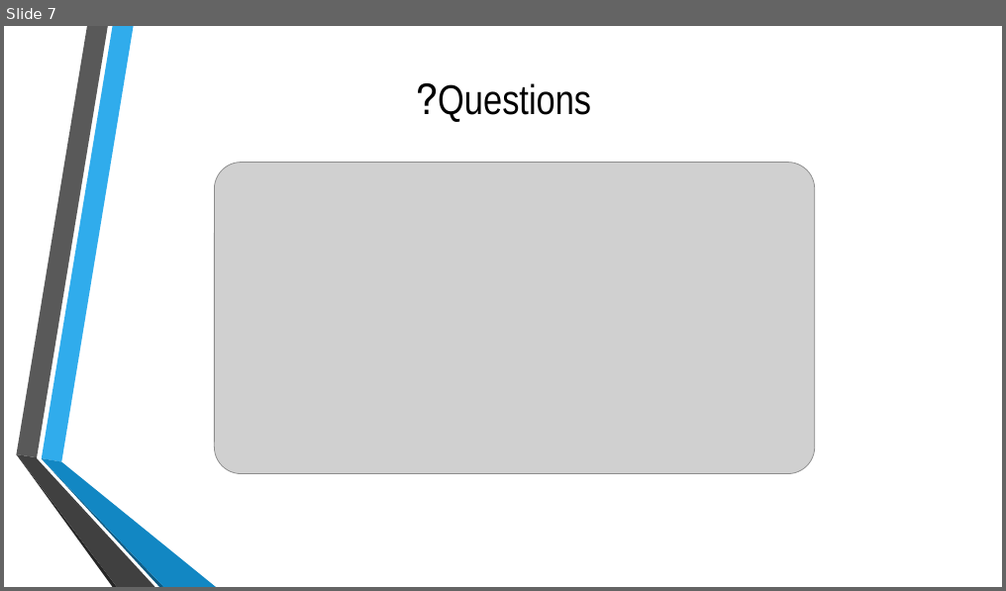
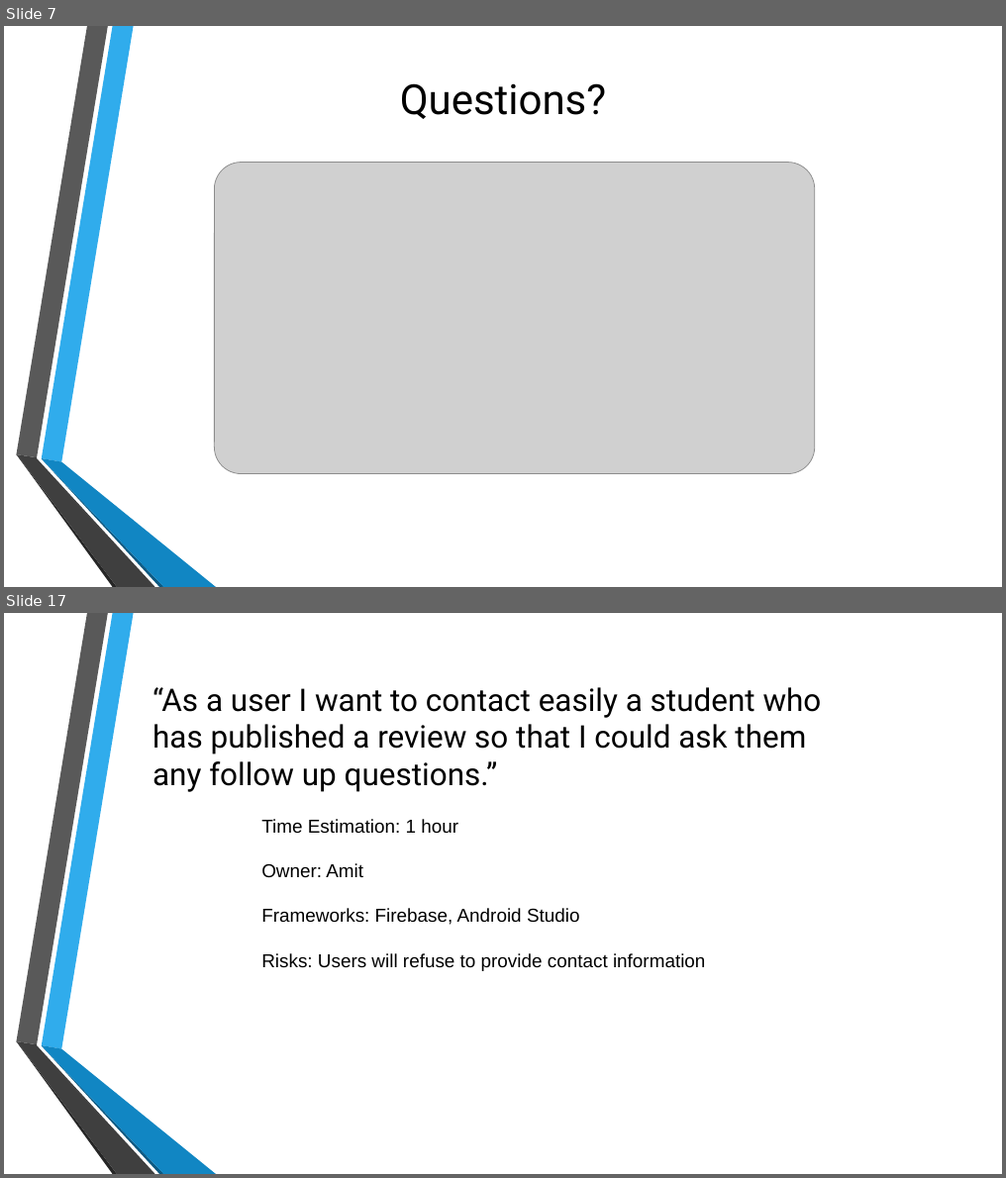
Before and after one commit to royhirsch1/BackPackBuddy, a slide deck: Course freak.pptx. Shown one above the other, each under a label of ours: slide 7 before the commit, slides 7 and 17 after it; the slides between them are not shown. The pictures are 1006x591 and 1006x1178 pixels, drawn with LibreOffice and Linux fonts; fonts in the diff are those of the drawing; grey boxes stand for pictures; background and template pictures are left out. Boxes give left, top, right and bottom in pixels: in the first picture for what was removed or moved away, otherwise in the second. Text is boxed around its words. In the diff, an @@ line names an element or a change of style, - is before the commit and + after.

```diff
--- a/Course freak.pptx
+++ b/Course freak.pptx
@@ slide 17 added at [4, 613, 1002, 1174], background picture (left out); not listed: 6 template elements that a slide beside it also shows @@
@@ text added at [152, 687, 822, 792], 30 pt, text #000000 @@
+“As a user I want to contact easily a student who has published a review so that I could ask them any follow up questions.”
@@ text added at [261, 819, 705, 971], 18 pt, text #000000 @@
+Time Estimation: 1 hour
+Owner: Amit
+Frameworks: Firebase, Android Studio
+Risks: Users will refuse to provide contact information
@@ slide 7 changed as well @@
@@ text "Questions?" at [400, 83, 606, 119]: font Arial Narrow to Roboto @@
```
Also in this commit, not shown: 6 other slides changed, 22 other slides added.
